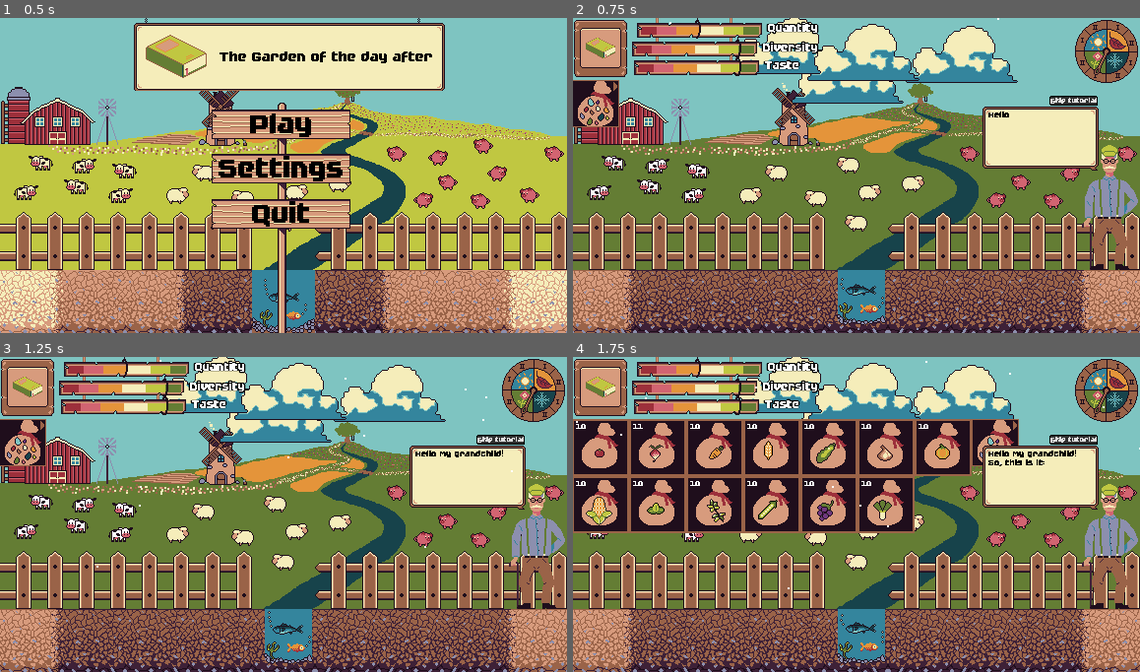
Above: before the commit, frames 1-4 (two rows, left to right).
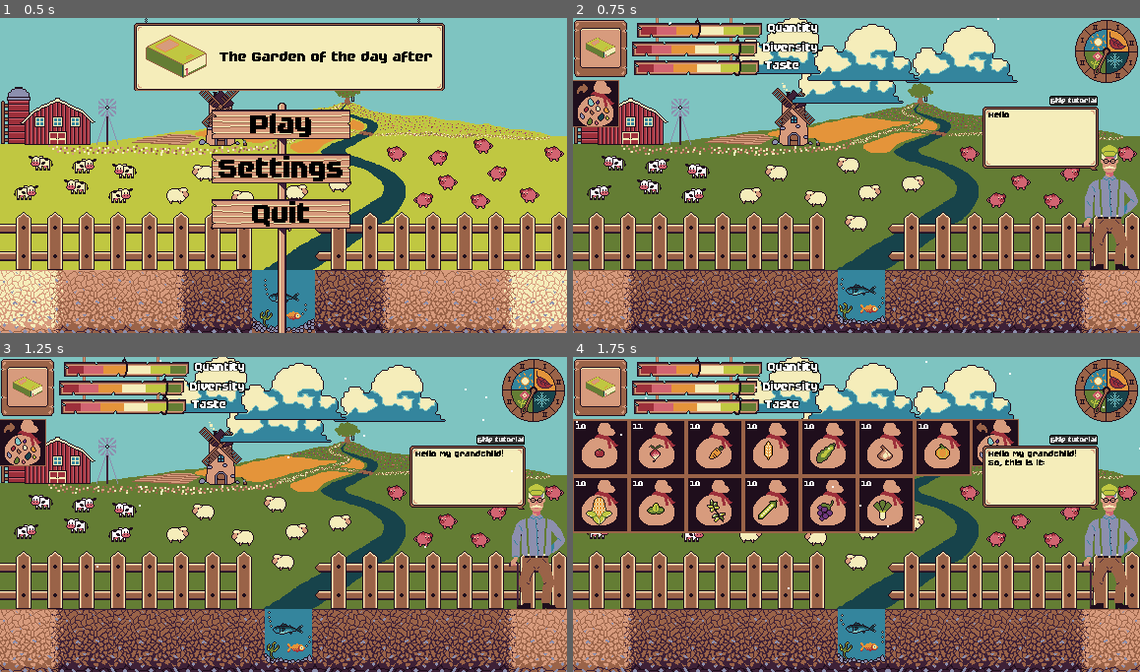
Above: after the commit, the same moments.

Repository: JustAlternate/Regenerative_Game_Jam
Game: Godot game, scene res://Scenes/menu.tscn
Two runs of this game, one before a commit and one after it. Both use one fixed random seed, a clock stepped at 60 frames per second and the inputs below.
Inputs (mouse positions are in pixels of both pictures, inside the frame that each line leads up to):
- Up to frame 1 (0.5 s): no input
- Up to frame 2 (0.75 s): click "Play" at 0.5 s
- Up to frame 3 (1.25 s): no input
- Up to frame 4 (1.75 s): click (595, 442) at 1.25 s

Frame 1 is identical in both runs. In frame 2, less than 0.1% of the frame differs, in the area x 0-8%, y 20-25%; in frame 3, less than 0.1%; in frame 4, less than 0.1%.

Commit message:
pitite fleche drawer

Diff:
--- a/Scenes/seed_drawer.tscn
+++ b/Scenes/seed_drawer.tscn
@@ -17,7 +17,8 @@
 [ext_resource type="Texture2D" uid="uid://dpsiox28twlo2" path="res://Assets/Plant/icon/sprite-petit-pois.png" id="13_d4g0b"]
 [ext_resource type="Texture2D" uid="uid://c8lr0jrn4mku0" path="res://Assets/Plant/icon/sprite-vigne.png" id="14_hmlxu"]
 [ext_resource type="Texture2D" uid="uid://leuusfjmnmbj" path="res://Assets/Plant/icon/sprite-poireau.png" id="15_i7x0d"]
-[ext_resource type="Texture2D" uid="uid://bhl8dj1nt7ebi" path="res://Assets/Plant/sac_avec_graine.png" id="16_5gp6l"]
+[ext_resource type="Texture2D" uid="uid://cn5kvbqq2avv8" path="res://Assets/sprites/seed_drawer/button_opened.png" id="16_ef7mb"]
+[ext_resource type="Texture2D" uid="uid://cr3knvey4hfij" path="res://Assets/sprites/seed_drawer/button_closed.png" id="17_g307x"]
 
 [node name="seed_drawer" type="Node2D"]
 position = Vector2(1, 0)
@@ -119,7 +120,8 @@
 size_flags_horizontal = 0
 size_flags_vertical = 0
 toggle_mode = true
-texture_normal = ExtResource("16_5gp6l")
+texture_normal = ExtResource("17_g307x")
+texture_pressed = ExtResource("16_ef7mb")
 stretch_mode = 3
 
 [node name="OpenSFX" type="AudioStreamPlayer" parent="."]
Binary file changed: Assets/sprites/seed_drawer/button_closed.png
Binary file changed: Assets/sprites/seed_drawer/button_opened.png
Not shown: 1 places in Scenes/seed_drawer.tscn that only renumber resources
